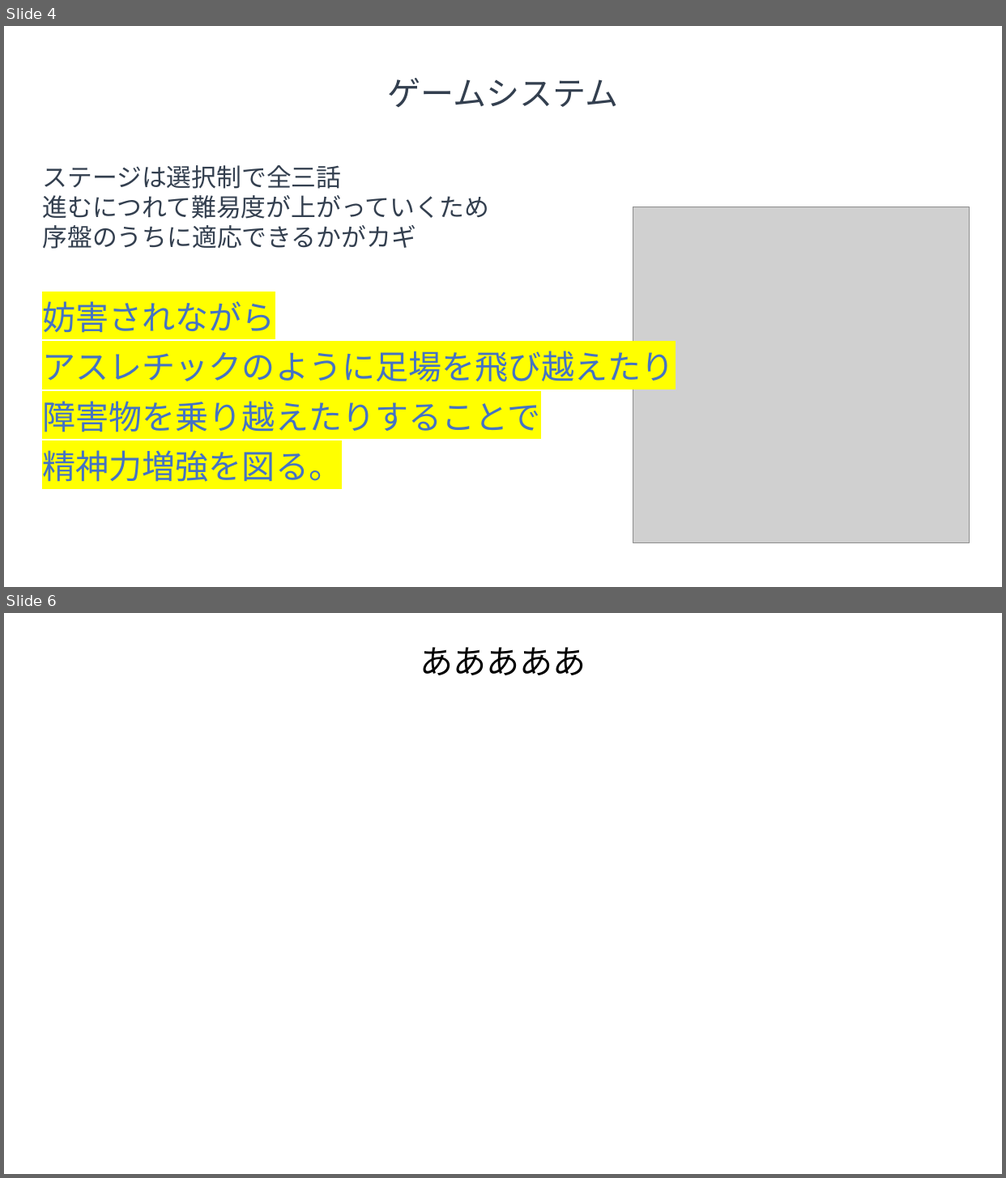
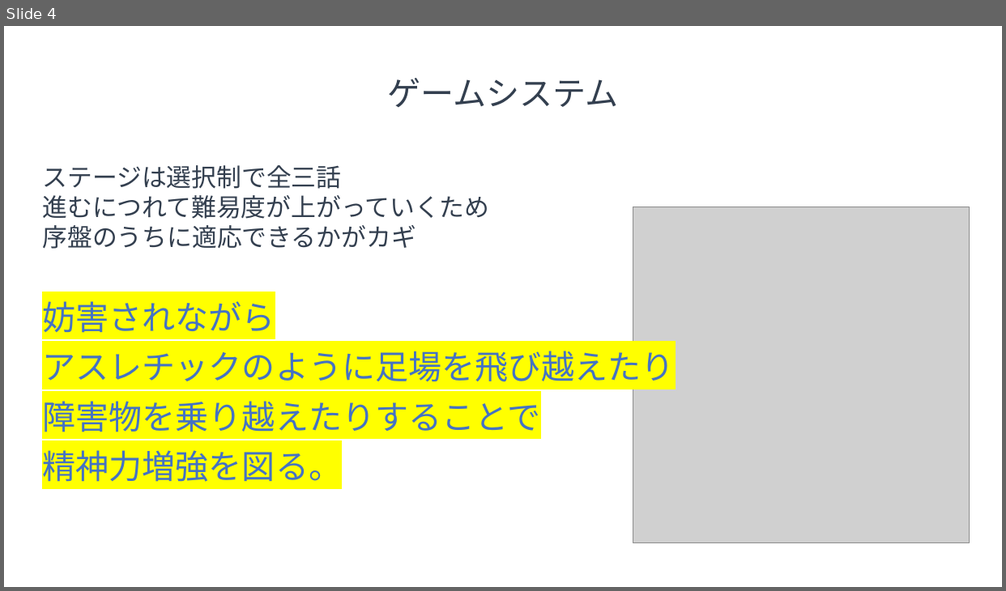
Before and after one commit to trr-n/taxmc-neo, a slide deck: kikaku/potato_kikakusho.pptx. Shown one above the other, each under a label of ours: slides 4 and 6 before the commit, slide 4 after it; the slides between them are not shown. The pictures are 1006x1178 and 1006x591 pixels, drawn with LibreOffice and Linux fonts; fonts in the diff are those of the drawing; grey boxes stand for pictures. Boxes give left, top, right and bottom in pixels: in the first picture for what was removed or moved away, otherwise in the second. Text is boxed around its words. In the diff, an @@ line names an element or a change of style, - is before the commit and + after.

```diff
--- a/kikaku/potato_kikakusho.pptx
+++ b/kikaku/potato_kikakusho.pptx
@@ slide 6 removed at bbox=[4, 613, 1002, 1174], background #FFFFFF @@
@@ text removed at bbox=[420, 647, 586, 675] @@
-あああああ
```
Also in this commit, not shown: 1 slide changed, 1 slide added, 13 other files.
